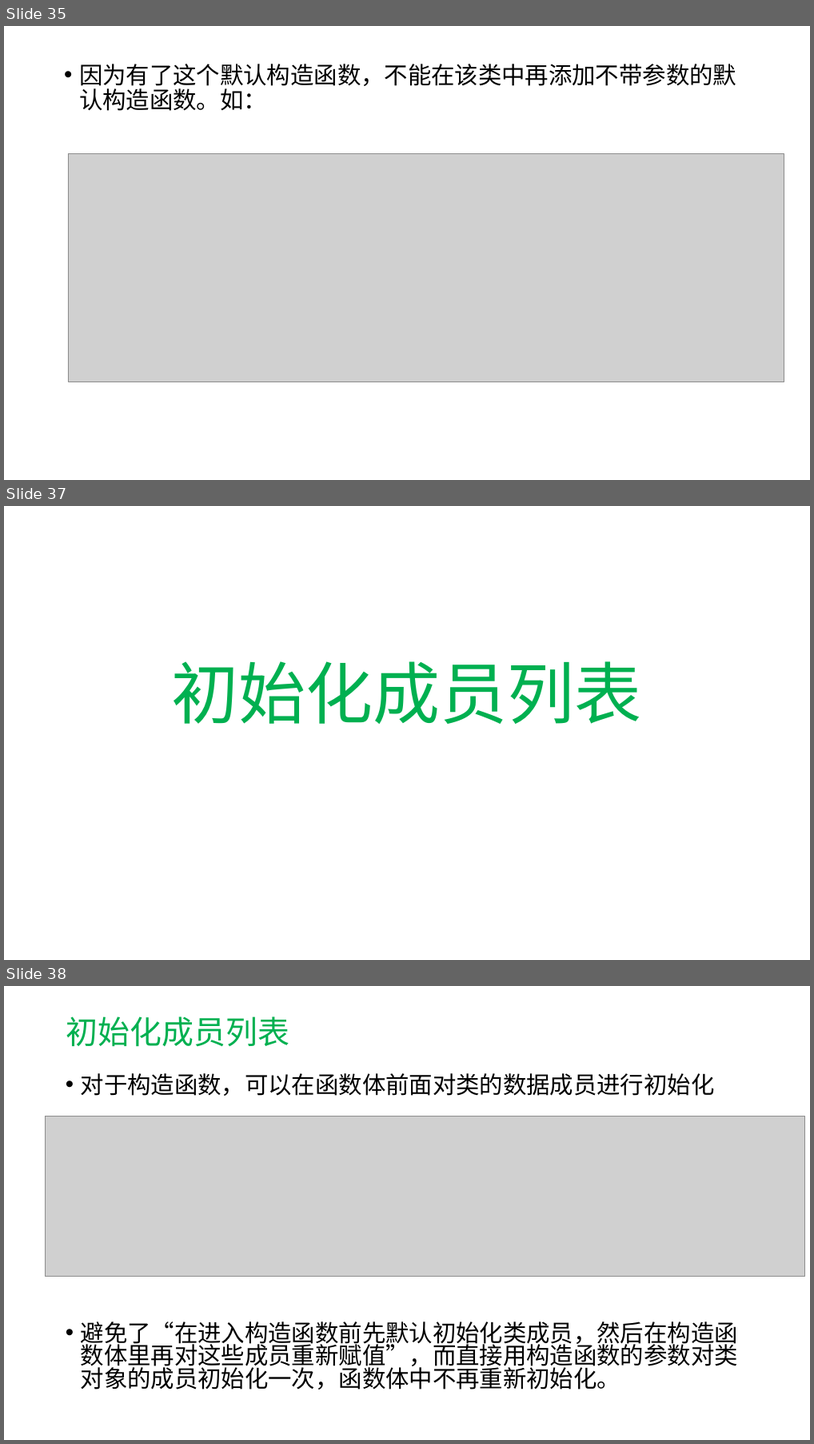
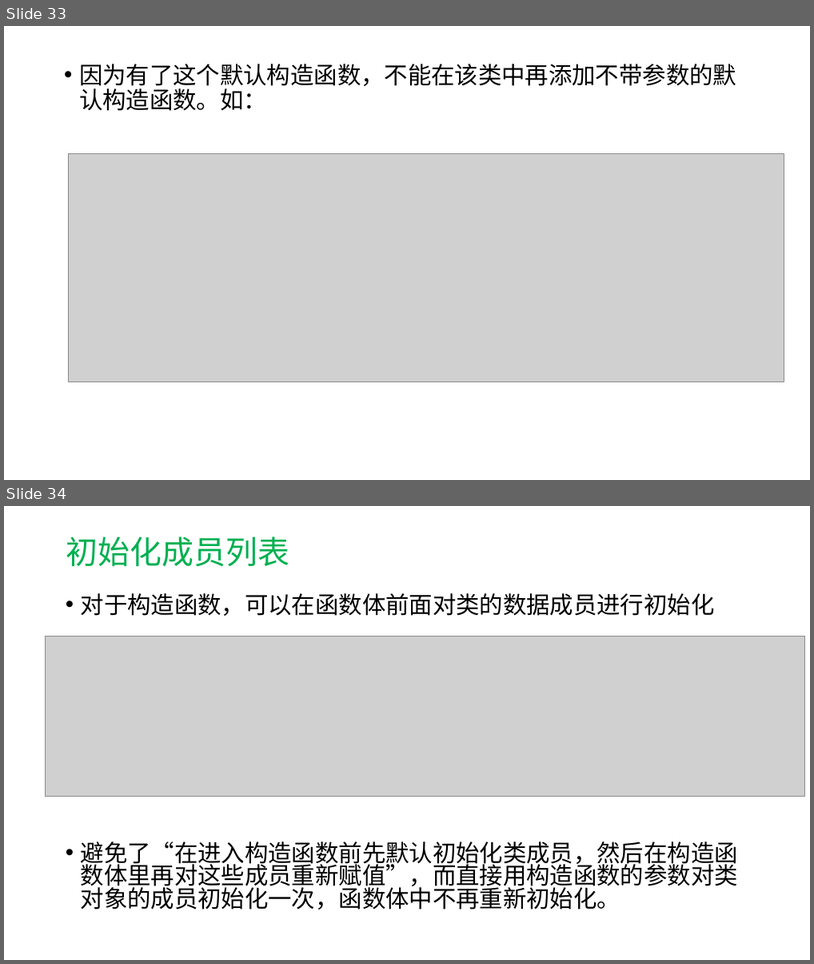
Before and after one commit to hwdong-net/cplusplus17, a slide deck: ppt/第7章 类和对象.pptx. Shown one above the other, each under a label of ours: slides 35, 37 and 38 before the commit, slides 33 and 34 after it; the slides between them are not shown. The pictures are 814x1444 and 814x964 pixels, drawn with LibreOffice and Linux fonts; fonts in the diff are those of the drawing; grey boxes stand for pictures. Boxes give left, top, right and bottom in pixels: in the first picture for what was removed or moved away, otherwise in the second. Text is boxed around its words. In the diff, an @@ line names an element or a change of style, - is before the commit and + after.

```diff
--- a/ppt/第7章 类和对象.pptx
+++ b/ppt/第7章 类和对象.pptx
@@ slide 37 removed at <box>4,506,810,960</box>, background #FFFFFF @@
@@ title removed at <box>172,661,642,724</box> @@
-初始化成员列表
@@ what was slide 35 is now slide 33 @@
@@ what was slide 38 is now slide 34 @@
```
Also in this commit, not shown: 11 slides changed, 4 slides added, 14 other slides removed.
